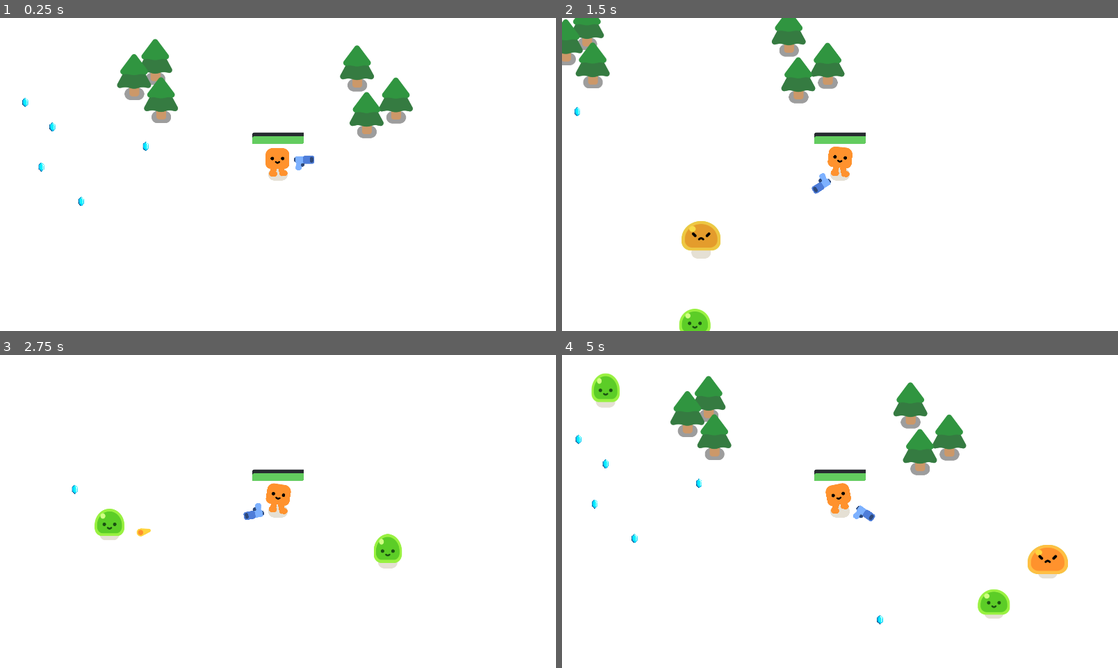
Above: before the commit, frames 1-4 (two rows, left to right).
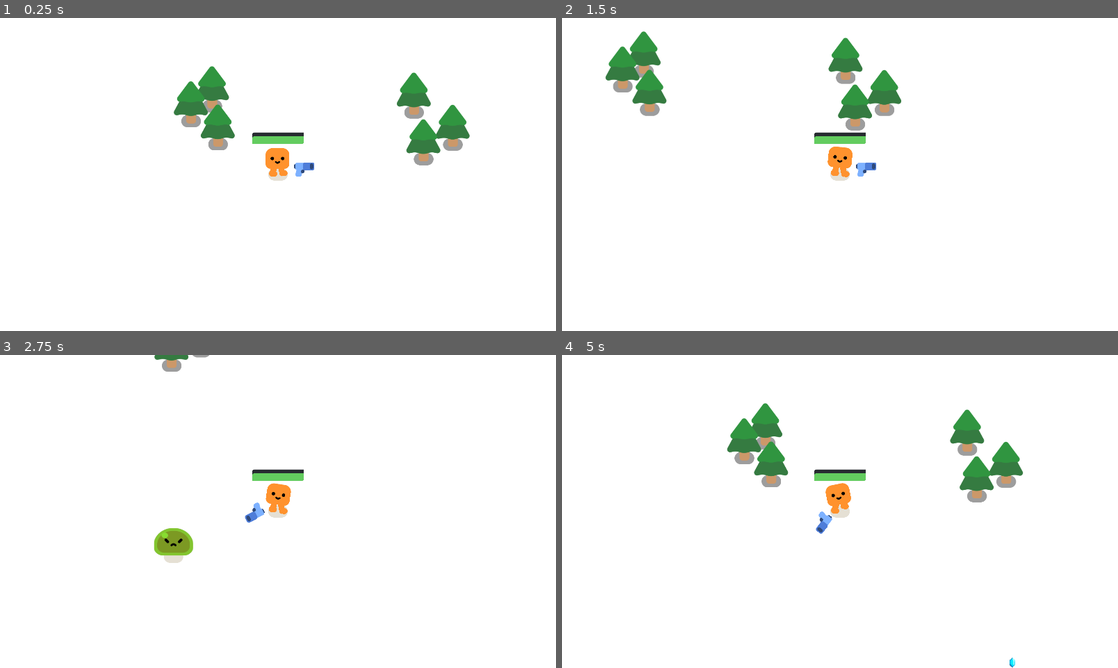
Above: after the commit, the same moments.

Repository: ari-goldman/atlas-godot-tutorial
Game: Godot game, scene res://survivors_game.tscn
Two runs of this game, one before a commit and one after it. Both use one fixed random seed, a clock stepped at 60 frames per second and the inputs below.
Inputs:
- Up to frame 1 (0.25 s): no input
- Up to frame 2 (1.5 s): tap Enter at 0.5 s; hold D (move_right) 0.53-1.28 s; hold S (move_down) from 1.28 s (still down)
- Up to frame 3 (2.75 s): release S (move_down) at 2.03 s; hold D (move_right) from 2.03 s (still down)
- Up to frame 4 (5 s): release D (move_right) at 2.78 s; hold W (move_up) 2.78-3.53 s; hold A (move_left) from 3.53 s (still down)

The runs differ from the first frame. In frame 1, 6.7% of the frame differs, in the area x 4-85%, y 6-61%; in frame 2, 7.3%; in frame 3, 1.9%; in frame 4, 8.3%, in the area x 2-91%, y 5-100%.

Commit message:
added charging enemy, other adjustments

Diff:
--- /dev/null
+++ b/characters/charging_mob/charging_mob.gd
@@ -0,0 +1,79 @@
+extends CharacterBody2D
+
+enum State {
+	MOVING,
+	CHARGING,
+	COOLDOWN
+}
+
+var times := {
+	State.CHARGING: 1.0,
+	State.COOLDOWN: 0.5
+}
+
+var health := 2
+var current_state := State.MOVING
+var move_speed = 300.0
+var charge_speed = 600.0
+var stateTime := 0.0
+var charge_target: Vector2 = Vector2.INF
+const CHARGE_DISTANCE = 500.0
+@onready var player: Player = get_node("/root/Game/Player")
+
+func _ready():
+	%Slime.play_walk()
+
+func _physics_process(delta):
+
+	match current_state:
+		State.MOVING:
+			var direction = global_position.direction_to(player.global_position)
+			velocity = direction * move_speed
+			move_and_slide()
+
+			print(global_position.distance_to(player.global_position))
+			if global_position.distance_to(player.global_position) <= CHARGE_DISTANCE:
+				current_state = State.CHARGING
+				charge_target = Vector2.INF
+				stateTime = 0.0
+		State.CHARGING:
+			if charge_target == Vector2.INF:
+				var to_player := player.global_position - global_position
+				charge_target = global_position + (to_player * 2.0)
+
+			var direction = global_position.direction_to(charge_target)
+			velocity = direction * charge_speed
+			move_and_slide()
+
+			stateTime += delta
+			if stateTime >= times[State.CHARGING] or global_position.is_equal_approx(charge_target):
+				current_state = State.COOLDOWN
+				stateTime = 0.0
+		State.COOLDOWN:
+			velocity = Vector2.ZERO
+			move_and_slide()
+
+			stateTime += delta
+			if stateTime >= times[State.COOLDOWN]:
+				current_state = State.MOVING
+				stateTime = 0.0
+
+
+func take_damage():
+	health -= 1
+	%Slime.play_hurt()
+
+	if health == 0:
+		call_deferred("die") # not sure why i needed this, but errors were thrown elsewise
+
+func die():
+	queue_free()
+	const SMOKE_EXPLOSION_SCENE = preload("res://smoke_explosion/smoke_explosion.tscn")
+	var smoke = SMOKE_EXPLOSION_SCENE.instantiate()
+	get_parent().add_child(smoke)
+	smoke.global_position = global_position
+
+	const XP_SCENE = preload("res://xp/xp.tscn")
+	var xp = XP_SCENE.instantiate()
+	get_parent().add_child(xp)
+	xp.global_position = global_position
--- /dev/null
+++ b/characters/charging_mob/charging_mob.tscn
@@ -0,0 +1,21 @@
+[gd_scene load_steps=4 format=3 uid="uid://glfxaqt0l77q"]
+
+[ext_resource type="Script" uid="uid://bdeby47o34fjp" path="res://characters/charging_mob/charging_mob.gd" id="1_u6ktt"]
+[ext_resource type="PackedScene" uid="uid://ogik4s70pgwl" path="res://characters/slime/slime.tscn" id="2_8su2w"]
+
+[sub_resource type="CircleShape2D" id="CircleShape2D_nokgg"]
+radius = 42.0
+
+[node name="ChargingMob" type="CharacterBody2D"]
+collision_layer = 2
+collision_mask = 3
+platform_floor_layers = 4294901760
+script = ExtResource("1_u6ktt")
+
+[node name="Slime" parent="." instance=ExtResource("2_8su2w")]
+unique_name_in_owner = true
+color_modulate = Color(1, 0.52, 0.52, 1)
+
+[node name="CollisionShape2D" type="CollisionShape2D" parent="."]
+position = Vector2(0, -21)
+shape = SubResource("CircleShape2D_nokgg")
--- a/characters/mob/mob.tscn
+++ b/characters/mob/mob.tscn
@@ -14,6 +14,7 @@
 
 [node name="Slime" parent="." instance=ExtResource("1_dy6sc")]
 unique_name_in_owner = true
+color_modulate = Color(0.547667, 1, 0.41, 1)
 
 [node name="CollisionShape2D" type="CollisionShape2D" parent="."]
 position = Vector2(0, -21)
--- a/characters/player/player.gd
+++ b/characters/player/player.gd
@@ -2,6 +2,7 @@
 extends CharacterBody2D
 
 signal health_depleted
+signal level_up
 
 var health := 100.0
 
@@ -33,6 +34,7 @@
 	%XPBar.value += 1
 	if %XPBar.value >= %XPBar.max_value:
 		## level up
+		level_up.emit()
 		%XPBar.value -= %XPBar.max_value
 		%XPBar.max_value *= 1.2
 		%Gun.multiply_shoot_timer(0.9)
--- a/characters/slime/slime.gd
+++ b/characters/slime/slime.gd
@@ -1,5 +1,10 @@
+@tool
 extends Node2D
 
+@export var color_modulate: Color = Color.WHITE:
+	set(value):
+		color_modulate = value
+		_update_sprite_colors(value)
 
 func play_walk():
 	%AnimationPlayer.play("walk")
@@ -8,3 +13,8 @@
 func play_hurt():
 	%AnimationPlayer.play("hurt")
 	%AnimationPlayer.queue("walk")
+
+func _update_sprite_colors(color: Color) -> void:
+	$Anchor/SlimeBody.modulate = color
+	#$Anchor/SlimeBody/SlimeBodyHurt.modulate = color
+	$Anchor/Face/SlimeFace.modulate = color
--- a/characters/slime/slime.tscn
+++ b/characters/slime/slime.tscn
@@ -1,9 +1,9 @@
 [gd_scene load_steps=12 format=3 uid="uid://ogik4s70pgwl"]
 
-[ext_resource type="Texture2D" uid="uid://dvgfmy6vtvjji" path="res://characters/slime/slime_body.png" id="1_3j35h"]
 [ext_resource type="Script" uid="uid://b21quqxu4e6yk" path="res://characters/slime/slime.gd" id="1_87y5x"]
 [ext_resource type="Texture2D" uid="uid://b7rhtttevhxtj" path="res://characters/ground_shadow.png" id="1_cq7ej"]
 [ext_resource type="Texture2D" uid="uid://c078jrp2yvc4s" path="res://characters/slime/slime_face.png" id="2_ygydt"]
+[ext_resource type="Texture2D" uid="uid://b3is6d57i3iuh" path="res://characters/slime/slime_body_gray.png" id="3_648cb"]
 [ext_resource type="Texture2D" uid="uid://btbxea1f3vwot" path="res://characters/slime/slime_body_hurt.png" id="4_0qu0c"]
 [ext_resource type="Texture2D" uid="uid://cai2ijnbypqtr" path="res://characters/slime/slime_hurt_eyes.png" id="4_hi70h"]
 
@@ -119,7 +119,7 @@
 "times": PackedFloat32Array(0, 0.1, 0.2),
 "transitions": PackedFloat32Array(1, -2, 1),
 "update": 0,
-"values": [0.0, 1.0, 0.0]
+"values": [0.0, 1.0, Color(0, 0, 0, 1)]
 }
 
 [sub_resource type="Animation" id="Animation_71vdi"]
@@ -224,7 +224,7 @@
 [node name="Anchor" type="Marker2D" parent="."]
 
 [node name="SlimeBody" type="Sprite2D" parent="Anchor"]
-texture = ExtResource("1_3j35h")
+texture = ExtResource("3_648cb")
 offset = Vector2(0, -36)
 
 [node name="SlimeBodyHurt" type="Sprite2D" parent="Anchor/SlimeBody"]
--- a/pistol/gun.gd
+++ b/pistol/gun.gd
@@ -3,10 +3,9 @@
 
 
 func _physics_process(delta):
-	var enemies_in_range: Array[Node2D] = get_overlapping_bodies()
-	if enemies_in_range.size() > 0:
-		var target_enemy: Node2D = enemies_in_range[0]
-		look_at(target_enemy.global_position)
+	var closest_enemy = get_closest_in_range_body()
+	if closest_enemy != null:
+		look_at(closest_enemy.global_position)
 
 func shoot():
 	const BULLET = preload("res://pistol/bullet/bullet.tscn")
@@ -16,6 +15,17 @@
 	%"Shooting Point".add_child(new_bullet)
 
 
+func get_closest_in_range_body() -> Node2D:
+	var enemies_in_range: Array[Node2D] = get_overlapping_bodies()
+	var closest_enemy = null
+	var closest_distance = INF
+	for enemy in enemies_in_range:
+		var enemy_distance = global_position.distance_to(enemy.global_position)
+		if enemy_distance < closest_distance:
+			closest_enemy = enemy
+			closest_distance = enemy_distance
+	return closest_enemy
+
 
 func _on_timer_timeout():
 	if !get_overlapping_bodies().is_empty():
--- a/pistol/gun.tscn
+++ b/pistol/gun.tscn
@@ -17,7 +17,7 @@
 [node name="Weapon Pivot" type="Marker2D" parent="."]
 
 [node name="Pistol" type="Sprite2D" parent="Weapon Pivot"]
-position = Vector2(90, -12)
+position = Vector2(90, 11)
 texture = ExtResource("1_vk1bi")
 
 [node name="Shooting Point" type="Marker2D" parent="Weapon Pivot/Pistol"]
--- a/survivors_game.gd
+++ b/survivors_game.gd
@@ -2,10 +2,19 @@
 
 
 func spawn_mob():
-	var mob = preload("res://characters/mob/mob.tscn").instantiate()
+	var mob = preload("res://characters/mob/mob.tscn")
+	var charging_mob = preload("res://characters/charging_mob/charging_mob.tscn")
 	%PathFollow2D.progress_ratio = randf()
-	mob.global_position = %PathFollow2D.global_position
-	add_child(mob)
+
+	var rand = randf()
+	var to_spawn
+	if rand <= 0.75:
+		to_spawn = mob.instantiate()
+	else:
+		to_spawn = charging_mob.instantiate()
+
+	to_spawn.global_position = %PathFollow2D.global_position
+	add_child(to_spawn)
 
 
 
@@ -16,3 +25,7 @@
 func _on_player_health_depleted():
 	%GameOver.visible = true
 	get_tree().paused = true
+
+
+func _on_player_level_up():
+	%MobSpawnTimer.wait_time *= 0.9
--- a/survivors_game.tscn
+++ b/survivors_game.tscn
@@ -1,9 +1,8 @@
-[gd_scene load_steps=6 format=3 uid="uid://c0qt3he0fpv3u"]
+[gd_scene load_steps=5 format=3 uid="uid://c0qt3he0fpv3u"]
 
 [ext_resource type="PackedScene" uid="uid://dhhjdcs0kqhrx" path="res://characters/player/player.tscn" id="1_3cish"]
 [ext_resource type="Script" uid="uid://cnnidspp840pg" path="res://survivors_game.gd" id="1_qqaft"]
 [ext_resource type="PackedScene" uid="uid://c827w6jputxaq" path="res://trees/pine_tree.tscn" id="2_qqaft"]
-[ext_resource type="PackedScene" uid="uid://cruey4ts24hp3" path="res://xp/xp.tscn" id="4_qqaft"]
 
 [sub_resource type="Curve2D" id="Curve2D_l26od"]
 _data = {
@@ -76,17 +75,16 @@
 position = Vector2(-811, -1)
 
 [node name="MobSpawnTimer" type="Timer" parent="."]
-wait_time = 0.75
+unique_name_in_owner = true
+wait_time = 1.5
 autostart = true
 
-[node name="XP" parent="." instance=ExtResource("4_qqaft")]
-position = Vector2(705, 541)
-
 [node name="Player" parent="." instance=ExtResource("1_3cish")]
-position = Vector2(1162, 638)
+position = Vector2(966, 544)
 
 [node name="Path2D2" type="Path2D" parent="Player"]
-position = Vector2(-1162, -638)
+position = Vector2(-1158, -691)
+scale = Vector2(1.21119, 1.23538)
 curve = SubResource("Curve2D_l26od")
 
 [node name="PathFollow2D" type="PathFollow2D" parent="Player/Path2D2"]
@@ -94,16 +92,5 @@
 position = Vector2(-86, -33)
 rotation = 0.00192493
 
-[node name="XP2" parent="." instance=ExtResource("4_qqaft")]
-position = Vector2(289, 389)
-
-[node name="XP3" parent="." instance=ExtResource("4_qqaft")]
-position = Vector2(383, 474)
-
-[node name="XP4" parent="." instance=ExtResource("4_qqaft")]
-position = Vector2(482, 731)
-
-[node name="XP5" parent="." instance=ExtResource("4_qqaft")]
-position = Vector2(345, 612)
-
 [connection signal="timeout" from="MobSpawnTimer" to="." method="_on_mob_spawn_timer_timeout"]
+[connection signal="level_up" from="Player" to="." method="_on_player_level_up"]
Not shown, added: characters/charging_mob/charging_mob.gd.uid
Binary file changed: characters/slime/slime_body.png
Binary file added: characters/slime/slime_body_gray.png
Not shown, added: characters/slime/slime_body_gray.png.import
Not shown, changed: README.md
